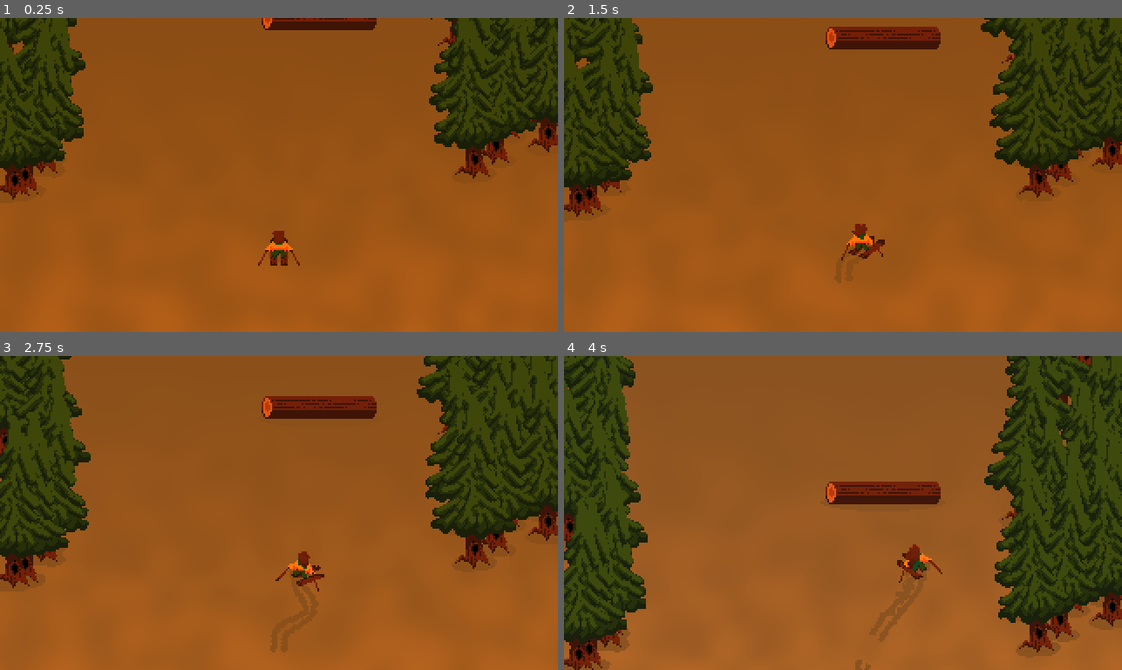
Above: before the commit, frames 1-4 (two rows, left to right).
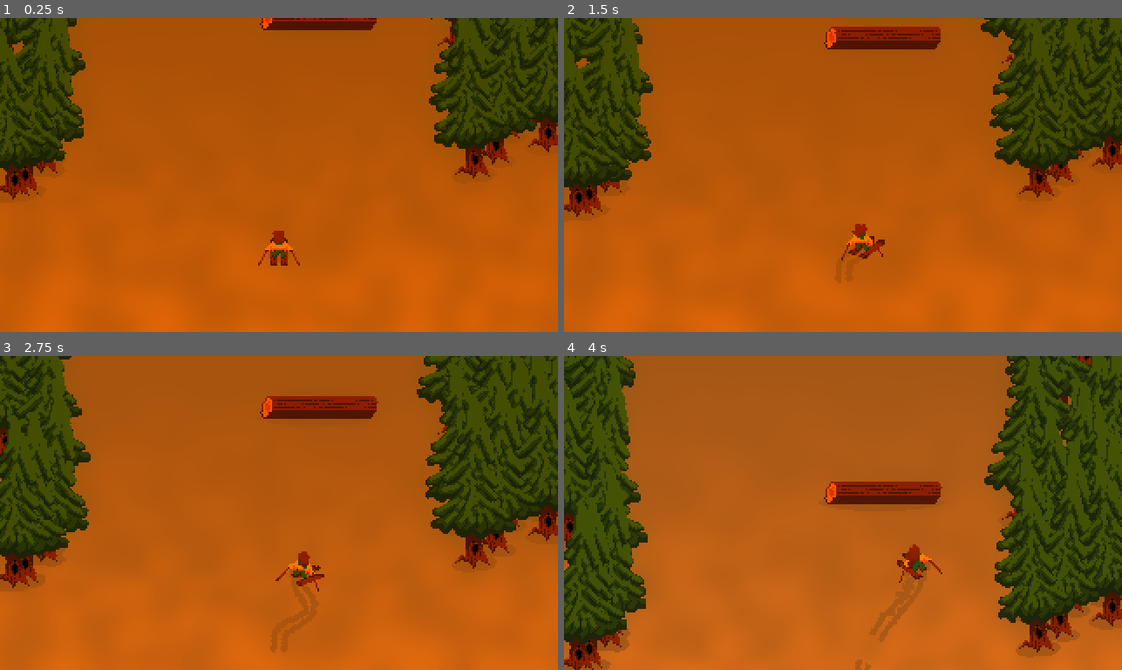
Above: after the commit, the same moments.

Repository: nemene21/Skiing-Game
Game: Godot game, scene res://scenes/game/game.tscn
Two runs of this game, one before a commit and one after it. Both use one fixed random seed, a clock stepped at 60 frames per second and the inputs below.
Inputs:
- Up to frame 1 (0.25 s): no input
- Up to frame 2 (1.5 s): hold D (right) 0.53-1.28 s; hold A (left) from 1.28 s (still down)
- Up to frame 3 (2.75 s): release A (left) at 2.03 s; hold D (right) from 2.03 s (still down)
- Up to frame 4 (4 s): release D (right) at 2.78 s; hold W (up) 2.78-3.53 s; hold A (left) from 3.53 s (still down)

The runs differ from the first frame. In frame 1, 82% of the frame differs, in the area x 0-100%, y 0-100%; in frame 2, 78%; in frame 3, 74%; in frame 4, 66%.

Commit message:
color adjustment, bloom

Diff:
--- /dev/null
+++ b/scenes/game/obstacles/log/log.gd
@@ -0,0 +1,6 @@
+extends StaticBody2D
+
+
+# Called when the node enters the scene tree for the first time.
+func _ready() -> void:
+	skew = randf_range(-.2, .2)
--- a/scenes/game/obstacles/log/log.tscn
+++ b/scenes/game/obstacles/log/log.tscn
@@ -1,6 +1,7 @@
-[gd_scene load_steps=7 format=3 uid="uid://bm80djy40eoms"]
+[gd_scene load_steps=8 format=3 uid="uid://bm80djy40eoms"]
 
 [ext_resource type="PackedScene" uid="uid://tbvv8m7abqc7" path="res://scenes/components/height_collider_disabler/height_collider_disabler.tscn" id="1_ink3l"]
+[ext_resource type="Script" path="res://scenes/game/obstacles/log/log.gd" id="1_j8xx5"]
 [ext_resource type="PackedScene" uid="uid://yfxyksq8lfwa" path="res://scenes/components/hitbox/hitbox.tscn" id="1_ju7es"]
 [ext_resource type="Texture2D" uid="uid://byn6c3hvlj7qr" path="res://scenes/game/obstacles/log/log.png" id="1_whlw8"]
 [ext_resource type="Texture2D" uid="uid://ch4mvg72ygrxw" path="res://scenes/game/obstacles/log/shadow.png" id="2_lx2hd"]
@@ -13,6 +14,7 @@
 
 [node name="Log" type="StaticBody2D"]
 z_index = -1
+script = ExtResource("1_j8xx5")
 
 [node name="HeightColliderDisabler" parent="." node_paths=PackedStringArray("colliders") instance=ExtResource("1_ink3l")]
 height = 5.0
--- a/scenes/game/post_processing/post_processing.gdshader
+++ b/scenes/game/post_processing/post_processing.gdshader
@@ -1,9 +1,24 @@
 shader_type canvas_item;
 
-uniform sampler2D SCREEN: hint_screen_texture;
+uniform sampler2D SCREEN: hint_screen_texture, filter_linear_mipmap;
+
+uniform float saturation = 1.0;
+uniform float brightness = 1.0;
+uniform float bloom_strength = .0;
+uniform float bloom_exponent = 1.0;
+uniform float bloom_blur = .0;
 
 void fragment() {
+	vec3 pixel = texture(SCREEN, SCREEN_UV).rgb;
+	vec3 bloom = textureLod(SCREEN, SCREEN_UV, bloom_blur).rgb;
 
-	vec4 pixel = texture(SCREEN, SCREEN_UV);
-	COLOR = pixel;
+	bloom = pow(bloom, vec3(bloom_exponent, bloom_exponent, bloom_exponent));
+	pixel += bloom * bloom_strength;
+
+	float grayscale = (pixel.r + pixel.g + pixel.b) * 0.3333;
+
+	pixel = mix(vec3(grayscale, grayscale, grayscale), pixel.rgb, saturation);
+	pixel *= brightness;
+
+	COLOR = vec4(pixel, 1.0);
 }
--- a/scenes/game/post_processing/post_processing.tscn
+++ b/scenes/game/post_processing/post_processing.tscn
@@ -4,6 +4,11 @@
 
 [sub_resource type="ShaderMaterial" id="ShaderMaterial_dm6yp"]
 shader = ExtResource("1_gvbki")
+shader_parameter/saturation = 1.2
+shader_parameter/brightness = 1.0
+shader_parameter/bloom_strength = 0.2
+shader_parameter/bloom_exponent = 2.0
+shader_parameter/bloom_blur = 3.0
 
 [node name="PostProcessing" type="CanvasLayer"]
 
